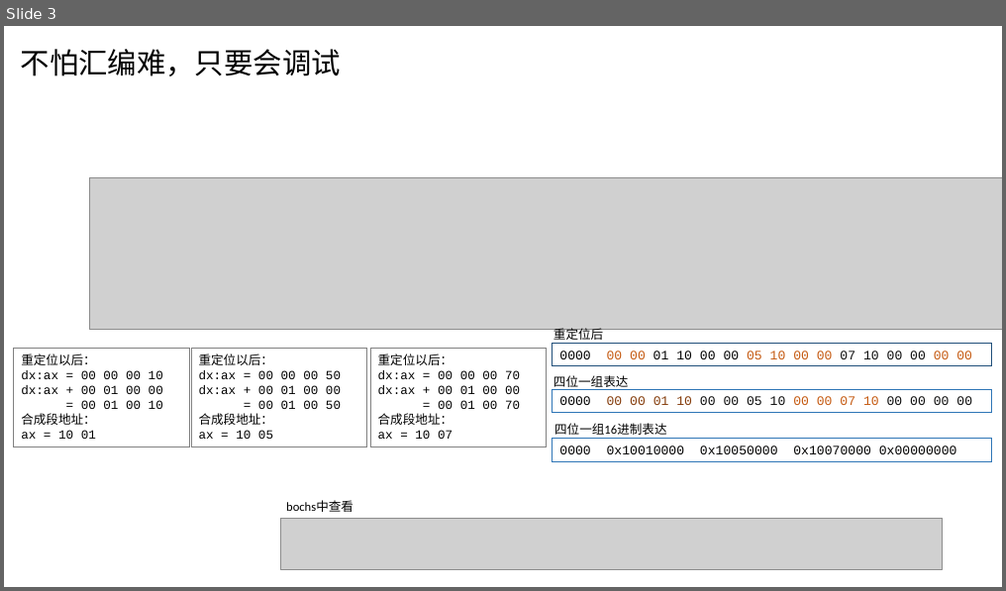
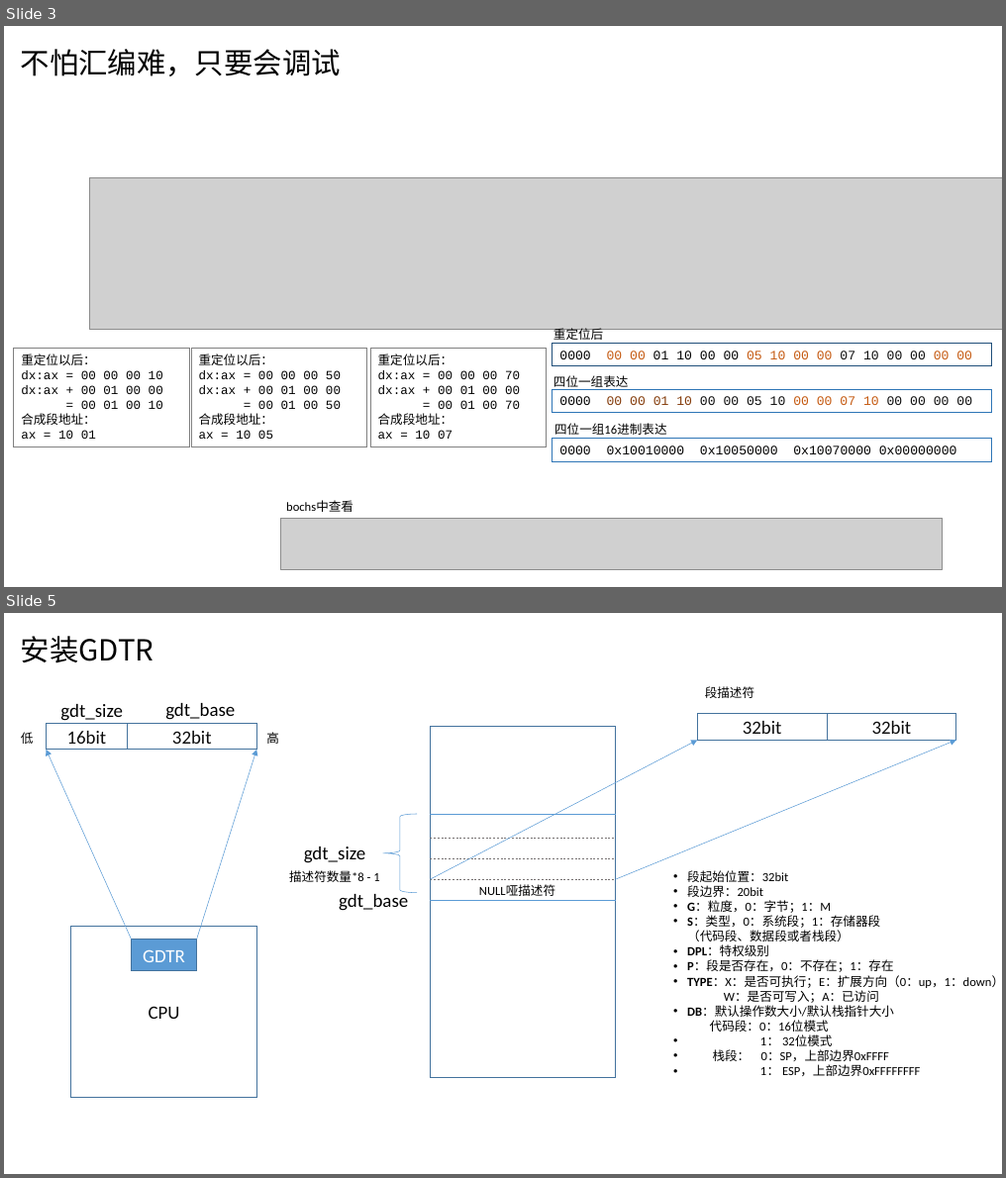
Before and after one commit to at0x7c00/mykernel, a slide deck: ppts/x86.pptx. Shown one above the other, each under a label of ours: slide 3 before the commit, slides 3 and 5 after it; the slides between them are not shown. The pictures are 1006x591 and 1006x1178 pixels, drawn with LibreOffice and Linux fonts; fonts in the diff are those of the drawing; grey boxes stand for pictures. Boxes give left, top, right and bottom in pixels: in the first picture for what was removed or moved away, otherwise in the second. Text is boxed around its words. In the diff, an @@ line names an element or a change of style, - is before the commit and + after.

```diff
--- a/ppts/x86.pptx
+++ b/ppts/x86.pptx
@@ slide 5 added at (4,613,1002,1174), background #FFFFFF @@
@@ text added at (21,636,154,663), 28 pt, text #000000 @@
+安装GDTR
@@ text added at (705,686,754,698), 12 pt, text #000000 @@
+段描述符
@@ rectangle added at (46,723,128,750), outline #43739E 1 pt, 18 pt, text #0D0D0D @@
+16bit
@@ text added at (60,704,123,721), 18 pt, text #000000 @@
+gdt_size
@@ rectangle added at (128,723,257,750), outline #43739E 1 pt, 18 pt, text #0D0D0D @@
+32bit
@@ text added at (165,703,235,720), 18 pt, text #000000 @@
+gdt_base
@@ rectangle added at (430,727,616,1078), outline #43739E 1 pt @@
@@ rectangle added at (697,713,827,740), outline #43739E 1 pt, 18 pt, text #0D0D0D @@
+32bit
@@ rectangle added at (827,713,956,740), outline #43739E 1 pt, 18 pt, text #0D0D0D @@
+32bit
@@ text added at (21,732,34,744), 12 pt, text #000000 @@
+低
@@ arrow added from (132, 940) to (46, 750), #5B9BD5 0.5 pt @@
@@ arrow added from (196, 940) to (257, 750), #5B9BD5 0.5 pt @@
@@ text added at (266,732,279,744), 12 pt, text #000000 @@
+高
@@ arrow added from (430, 879) to (697, 741), #5B9BD5 0.5 pt @@
@@ arrow added from (616, 879) to (956, 741), #5B9BD5 0.5 pt @@
@@ left brace added at (383,814,417,893), outline #5B9BD5 0.5 pt @@
@@ line added from (430, 814) to (616, 814), #5B9BD5 0.5 pt @@
@@ text added at (304,847,366,863), 18 pt, text #000000 @@
+gdt_size
@@ line added from (430, 838) to (616, 838), #767171 0.5 pt dashed @@
@@ text added at (289,870,379,882), 12 pt, text #000000 @@
+描述符数量*8 - 1
@@ line added from (430, 879) to (616, 879), #767171 0.5 pt dashed @@
@@ line added from (430, 860) to (616, 860), #767171 0.5 pt dashed @@
@@ text added at (687,870,1002,1076), 12 pt, text #000000 @@
+• 段起始位置：32bit
+• 段边界：20bit
+• G：粒度，0：字节；1：M
+• S：类型，0：系统段；1：存储器段
+  （代码段、数据段或者栈段）
+• DPL：特权级别
+• P：段是否存在，0：不存在；1：存在
+• TYPE：X：是否可执行；E：扩展方向（0：up，1：down）
+  W：是否可写入；A：已访问
+• DB：默认操作数大小/默认栈指针大小
+  代码段：0：16位模式
+• 1： 32位模式
+• 栈段： 0：SP，上部边界0xFFFF
+• 1： ESP，上部边界0xFFFFFFFF
@@ text added at (339,892,408,911), 18 pt, text #000000 @@
+gdt_base
@@ line added from (430, 900) to (616, 900), #5B9BD5 0.5 pt @@
@@ text added at (479,885,555,896), 12 pt, text #000000 @@
+NULL哑描述符
@@ rectangle added at (71,926,257,1097), outline #43739E 1 pt, 18 pt, text #0D0D0D @@
+CPU
@@ rectangle added at (132,940,196,970), fill #5B9BD5, outline #43739E 1 pt, 18 pt, text #FFFFFF @@
+GDTR
```
Also in this commit, not shown: 1 slide changed, 1 other slide added.
